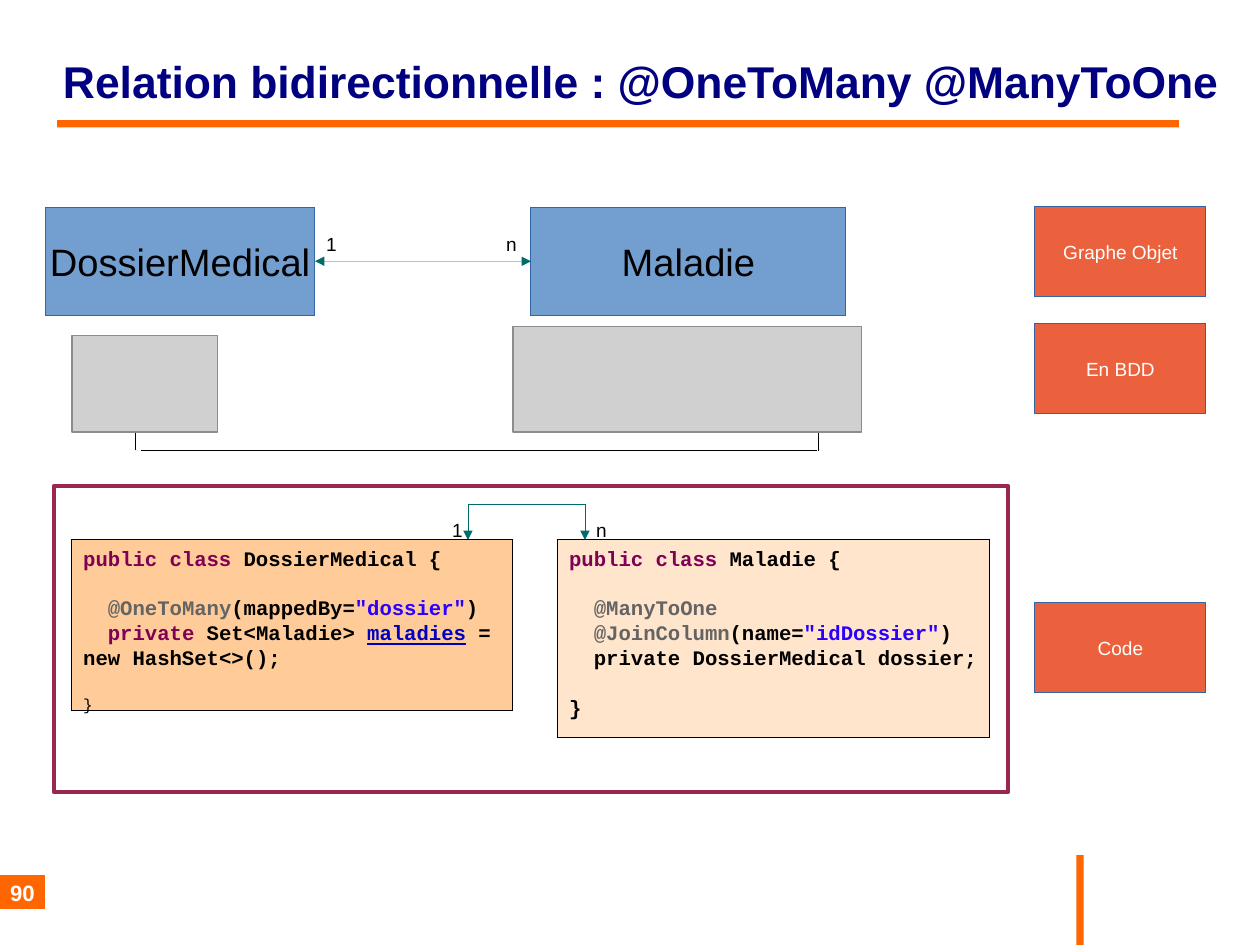
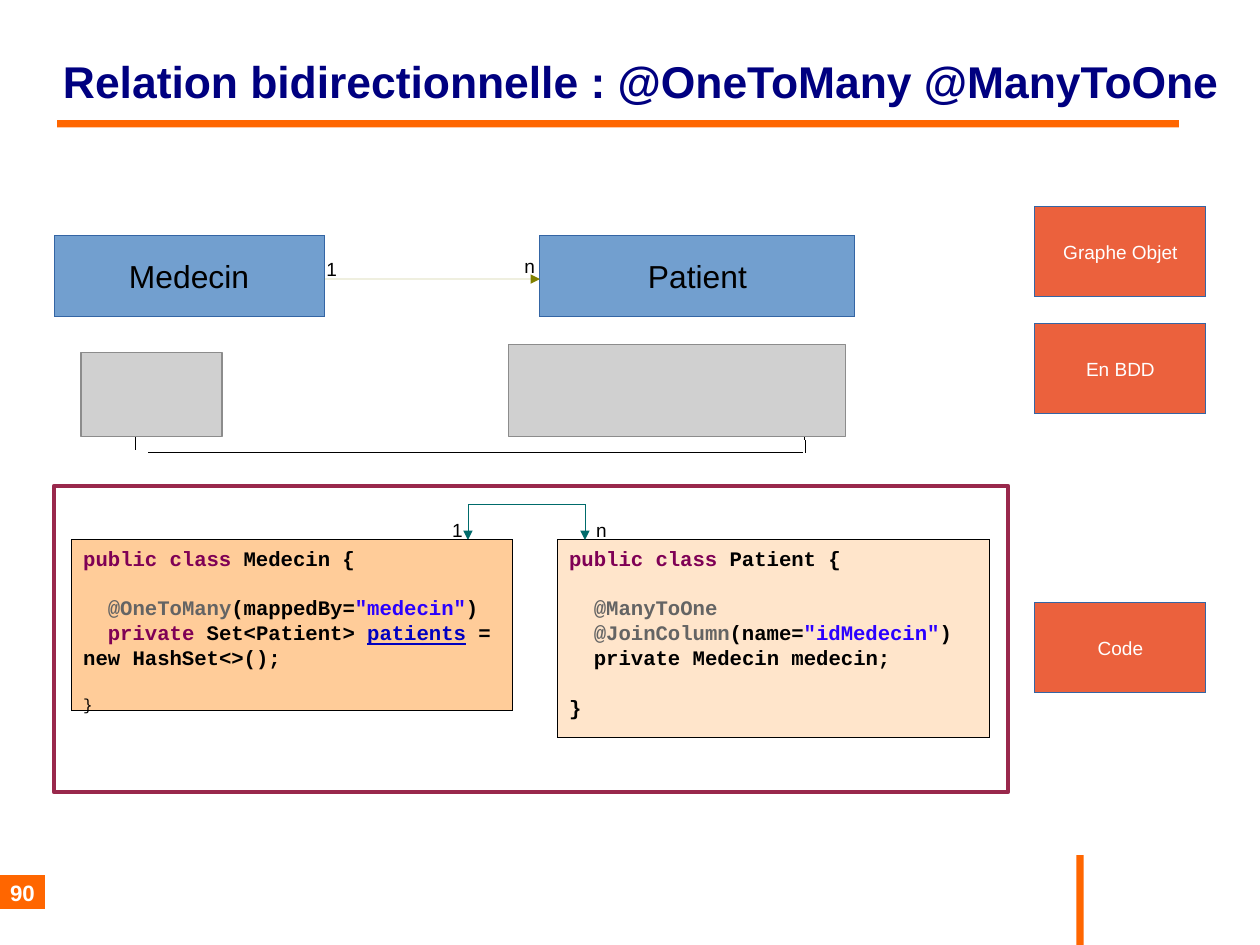
Before and after one commit to philphils/formation-hibernate-basique, a slide deck: slide 90 of Documentation/diapo_formation_hibernate.odp. Drawn at 1260x945 pixels with LibreOffice and Linux fonts; fonts in the diff are those of the drawing; grey boxes stand for pictures; background and template pictures are left out. Boxes give left, top, right and bottom in pixels: in the first picture for what was removed or moved away, otherwise in the second. Text is boxed around its words. In the diff, an @@ line names an element or a change of style, - is before the commit and + after.

Commit message:
Remplacement diapo dossiermedical - maladie par medecin - patient

```diff
--- a/Documentation/diapo_formation_hibernate.odp
+++ b/Documentation/diapo_formation_hibernate.odp
@@ rectangle removed at <box>45,207,314,314</box> @@
-DossierMedical
@@ rectangle removed at <box>532,207,847,314</box> @@
-Maladie
@@ rectangle added at <box>54,236,324,317</box>, fill #729FCF, outline #3465A4 0 pt, 20 pt, text #000000 @@
+Medecin
@@ rectangle added at <box>540,236,855,317</box>, fill #729FCF, outline #3465A4 0 pt, 20 pt, text #000000 @@
+Patient
@@ text "1": place and size @@
-text "1" at <box>326,238,337,251</box>
+text "1" at <box>326,263,337,276</box>
@@ text "n" rewrapped from <box>506,240,517,251</box> to <box>524,262,535,277</box> @@
@@ double arrow moved from (316, 262) - (532, 262) to (325, 279) - (540, 279) @@
@@ double arrow (325, 279) - (540, 279): double arrow to arrow; stroke #006B6B 0 pt to #808000 0 pt @@
@@ picture: place and size @@
-picture at <box>72,335,217,432</box>
+picture at <box>81,352,222,437</box>
@@ picture: place and size @@
-picture at <box>513,326,862,432</box>
+picture at <box>509,344,846,437</box>
@@ line moved from (820, 432) - (820, 450) to (805, 437) - (805, 453) @@
@@ line moved from (142, 450) - (816, 450) to (149, 453) - (803, 453) @@
@@ text in rectangle at <box>83,551,478,670</box>: text changed @@
-public class DossierMedical {
-@OneToMany(mappedBy="dossier")
-private Set<Maladie> maladies = new HashSet<>();
+public class Medecin {
+@OneToMany(mappedBy="medecin")
+private Set<Patient> patients = new HashSet<>();
@@ text in rectangle at <box>569,551,816,571</box>: text changed @@
-public class Maladie {
+public class Patient {
@@ text in rectangle at <box>594,625,952,670</box>: text changed @@
-@JoinColumn(name="idDossier")
-private DossierMedical dossier;
+@JoinColumn(name="idMedecin")
+private Medecin medecin;
```
Also in this commit, not shown: 4 other slides changed.
